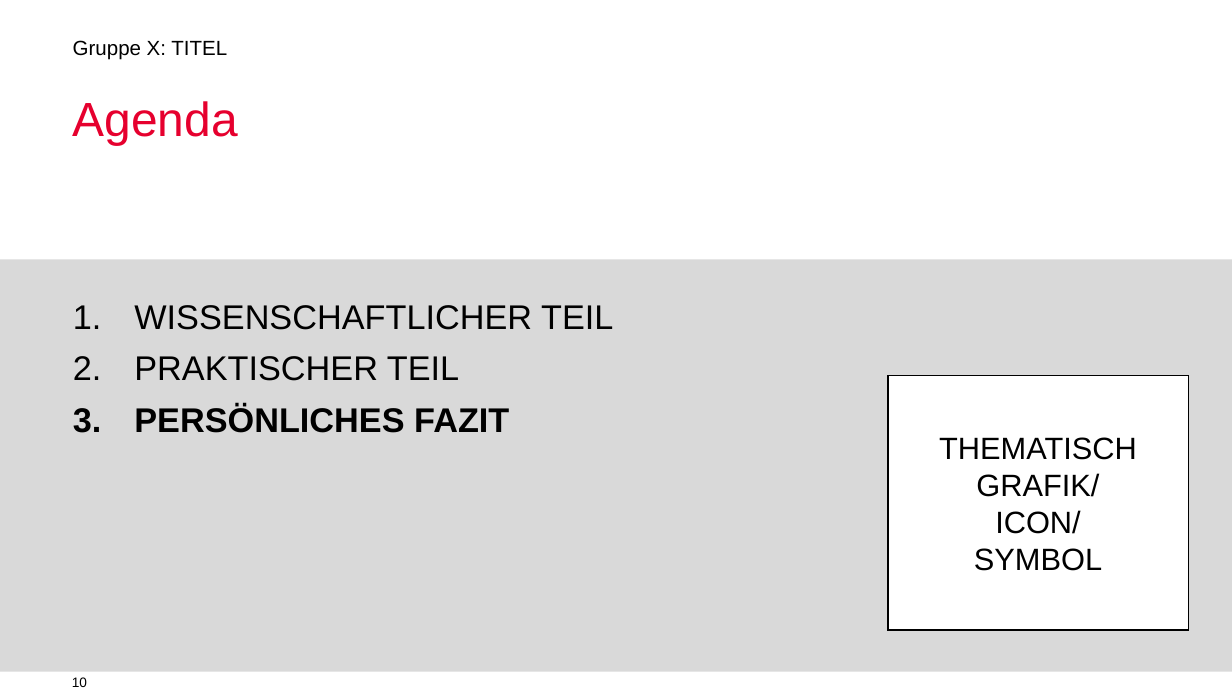
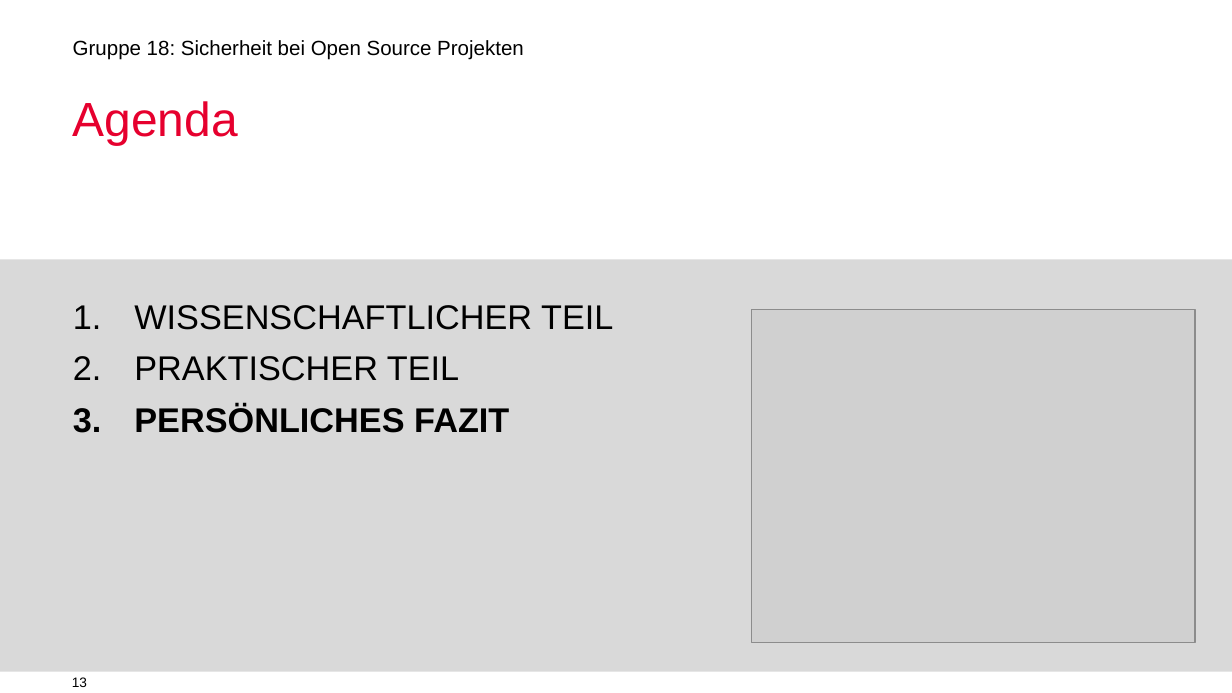
Before and after one commit to jimyouare/digitalenachhaltigkeit, a slide deck: slide 13 of Vortrag/VORLAGE Gruppenpraesentationen(1).pptx (slide 10 before the commit). Drawn at 1232x693 pixels with LibreOffice and Linux fonts; fonts in the diff are those of the drawing; grey boxes stand for pictures; background and template pictures are left out. Boxes give left, top, right and bottom in pixels: in the first picture for what was removed or moved away, otherwise in the second. Text is boxed around its words. In the diff, an @@ line names an element or a change of style, - is before the commit and + after.

```diff
--- a/Vortrag/VORLAGE Gruppenpraesentationen(1).pptx
+++ b/Vortrag/VORLAGE Gruppenpraesentationen(1).pptx
@@ text at [73,40,524,60]: text changed @@
-Gruppe X: TITEL
+Gruppe 18: Sicherheit bei Open Source Projekten
@@ picture added at [752,309,1195,642] @@
@@ rectangle removed at [887,376,1188,630] @@
-THEMATISCH GRAFIK/
-ICON/
-SYMBOL
@@ page number at [72,677,87,687]: text changed @@
-10
+13
```
Also in this commit, not shown: 3 other slides changed, 10 slides added, 7 slides removed, 5 other files.
